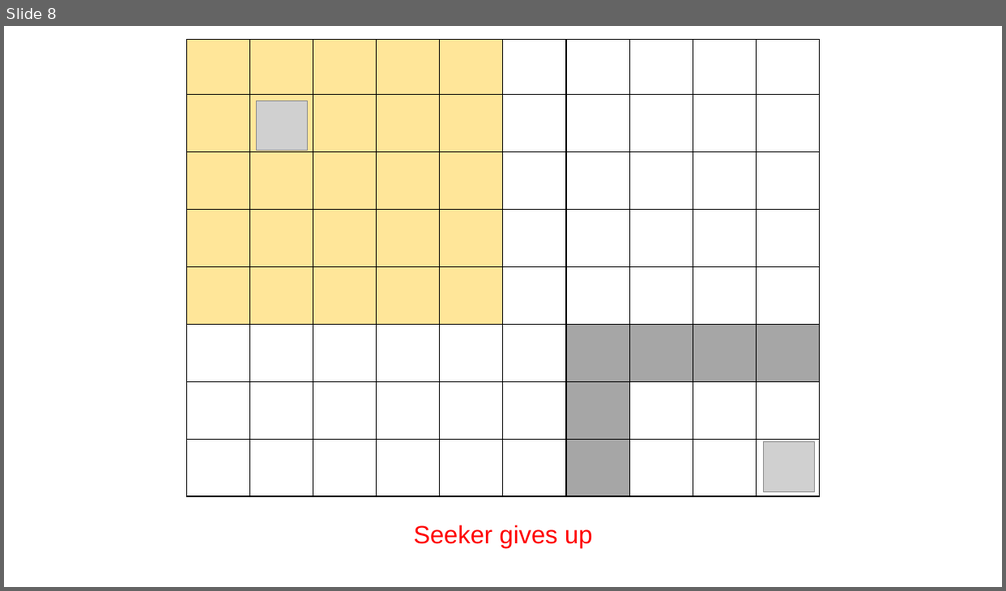
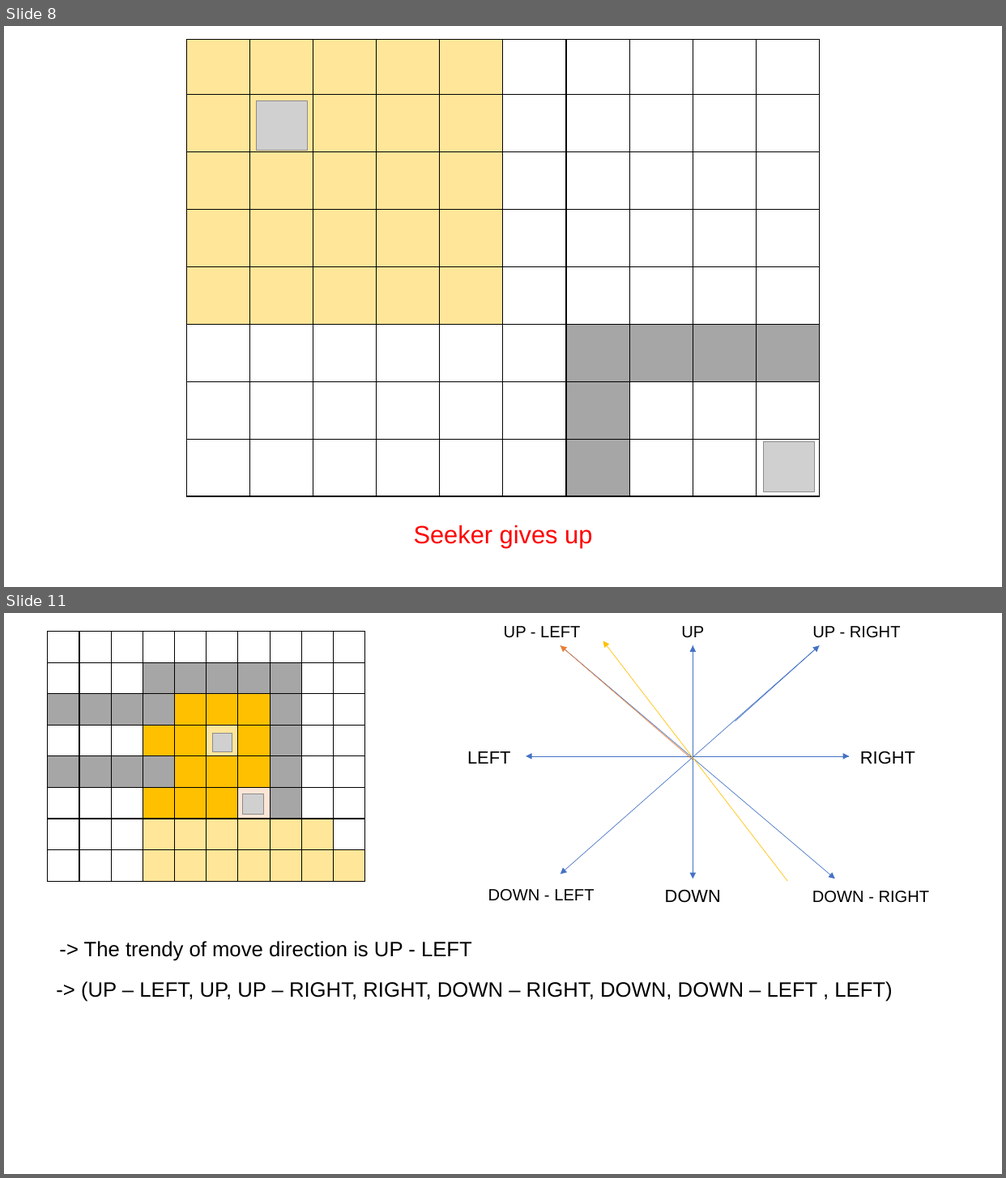
Before and after one commit to Namronaldo08102004/Project01-Hide-and-Seek, a slide deck: Demonstration.pptx. Shown one above the other, each under a label of ours: slide 8 before the commit, slides 8 and 11 after it; the slides between them are not shown. The pictures are 1006x591 and 1006x1178 pixels, drawn with LibreOffice and Linux fonts; fonts in the diff are those of the drawing; grey boxes stand for pictures. Boxes give left, top, right and bottom in pixels: in the first picture for what was removed or moved away, otherwise in the second. Text is boxed around its words. In the diff, an @@ line names an element or a change of style, - is before the commit and + after.

```diff
--- a/Demonstration.pptx
+++ b/Demonstration.pptx
@@ slide 11 added at bbox=[4, 613, 1002, 1174], background #FFFFFF @@
@@ table added at bbox=[48, 631, 362, 881], 8 rows, 10 columns @@
+ |  |  |  |  |  |  |  |  | 
+ |  |  |  |  |  |  |  |  | 
+ |  |  |  |  |  |  |  |  | 
+ |  |  |  |  |  |  |  |  | 
+ |  |  |  |  |  |  |  |  | 
+ |  |  |  |  |  |  |  |  | 
+ |  |  |  |  |  |  |  |  | 
+ |  |  |  |  |  |  |  |  | 
@@ text added at bbox=[504, 626, 580, 638], 15.7 pt, text #000000 @@
+UP - LEFT
@@ text added at bbox=[681, 626, 704, 638], 15.7 pt, text #000000 @@
+UP
@@ text added at bbox=[812, 626, 901, 638], 15.7 pt, text #000000 @@
+UP - RIGHT
@@ arrow added from (560, 646) to (835, 879), #4472C4 0.5 pt @@
@@ arrow added from (692, 760) to (560, 646), #ED7D31 0.5 pt @@
@@ arrow added from (819, 646) to (560, 875), #4472C4 0.5 pt @@
@@ arrow added from (788, 881) to (603, 641), #FFC000 0.5 pt @@
@@ arrow added from (692, 646) to (692, 879), #4472C4 0.5 pt @@
@@ arrow added from (692, 875) to (692, 646), #4472C4 0.5 pt @@
@@ arrow added from (735, 722) to (819, 646), #4472C4 0.5 pt @@
@@ picture added at bbox=[213, 733, 232, 752] @@
@@ text added at bbox=[467, 752, 510, 764], 17 pt, text #000000 @@
+LEFT
@@ arrow added from (849, 756) to (526, 756), #4472C4 0.5 pt @@
@@ arrow added from (534, 756) to (849, 756), #4472C4 0.5 pt @@
@@ text added at bbox=[860, 751, 915, 764], 17 pt, text #000000 @@
+RIGHT
@@ picture added at bbox=[243, 794, 264, 815] @@
@@ text added at bbox=[488, 889, 594, 901], 15.7 pt, text #000000 @@
+DOWN - LEFT
@@ text added at bbox=[665, 889, 721, 903], 17 pt, text #000000 @@
+DOWN
@@ text added at bbox=[812, 891, 930, 903], 15.7 pt, text #000000 @@
+DOWN - RIGHT
@@ text added at bbox=[84, 941, 472, 961], 20 pt, text #000000 @@
+-> The trendy of move direction is UP - LEFT
@@ text added at bbox=[81, 982, 892, 1002], 20 pt, text #000000 @@
+-> (UP – LEFT, UP, UP – RIGHT, RIGHT, DOWN – RIGHT, DOWN, DOWN – LEFT , LEFT)
```
Also in this commit, not shown: 2 other slides added, 2 other files.
